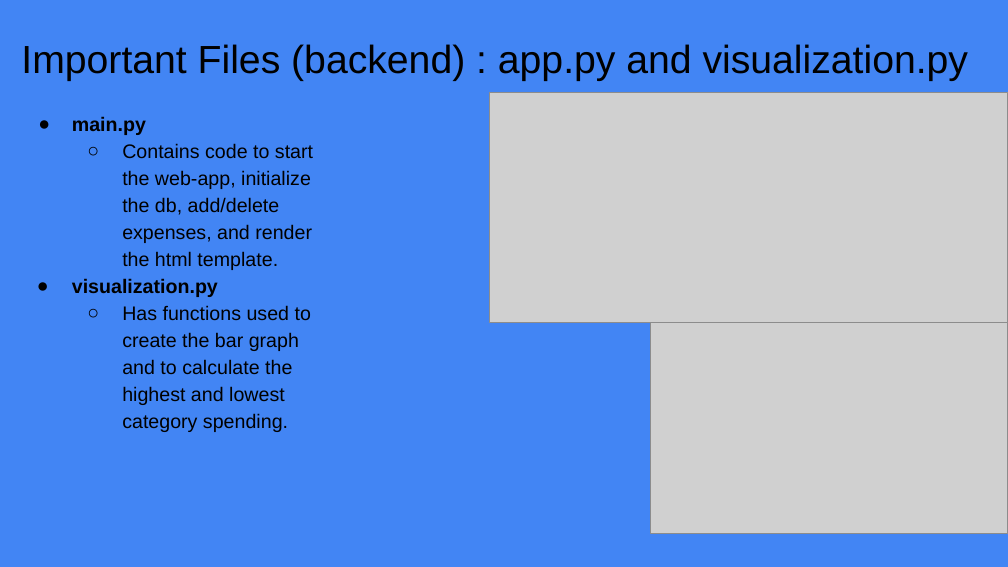
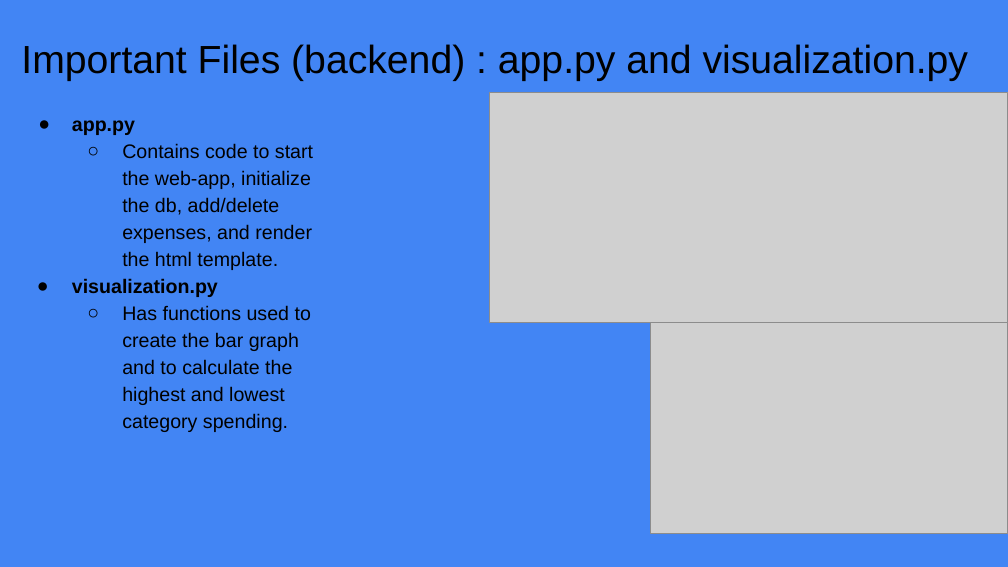
Before and after one commit to nshin09/Expense-Tracker-Application, a slide deck: slide 6 of Presentation_Slides.pptx. Drawn at 1008x567 pixels with LibreOffice and Linux fonts; fonts in the diff are those of the drawing; grey boxes stand for pictures. Boxes give left, top, right and bottom in pixels: in the first picture for what was removed or moved away, otherwise in the second. Text is boxed around its words. In the diff, an @@ line names an element or a change of style, - is before the commit and + after.

Commit message:
Made changes to presentation

```diff
--- a/Presentation_Slides.pptx
+++ b/Presentation_Slides.pptx
@@ text at bbox=[72, 120, 135, 135]: text changed @@
-● main.py
+● app.py
```
